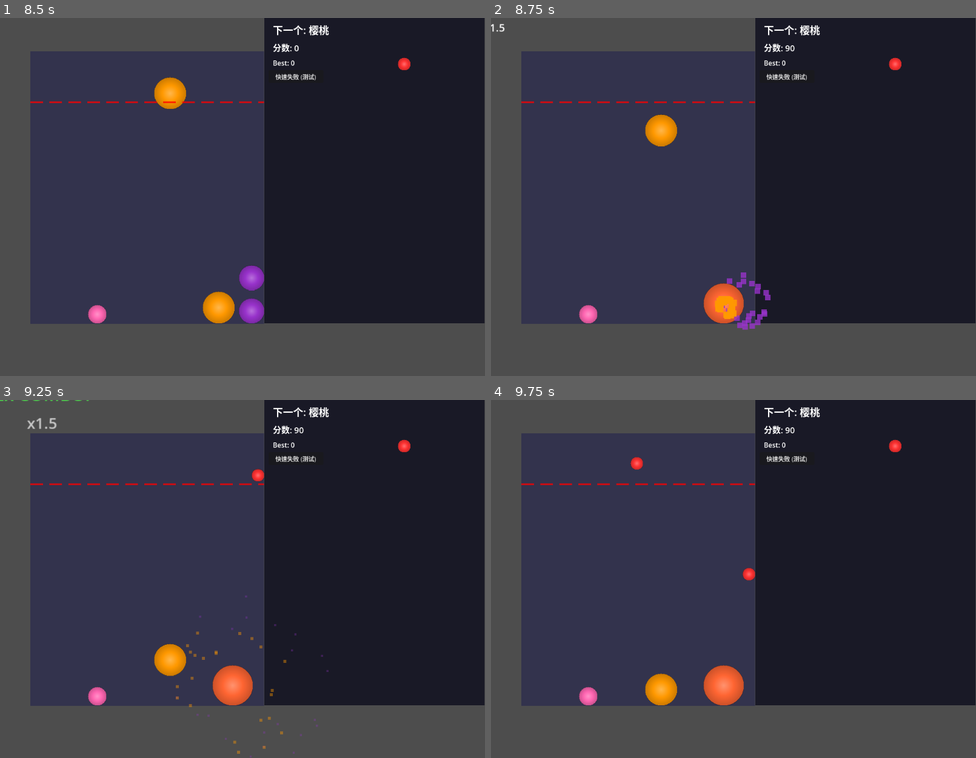
Above: before the commit, frames 1-4 (two rows, left to right).
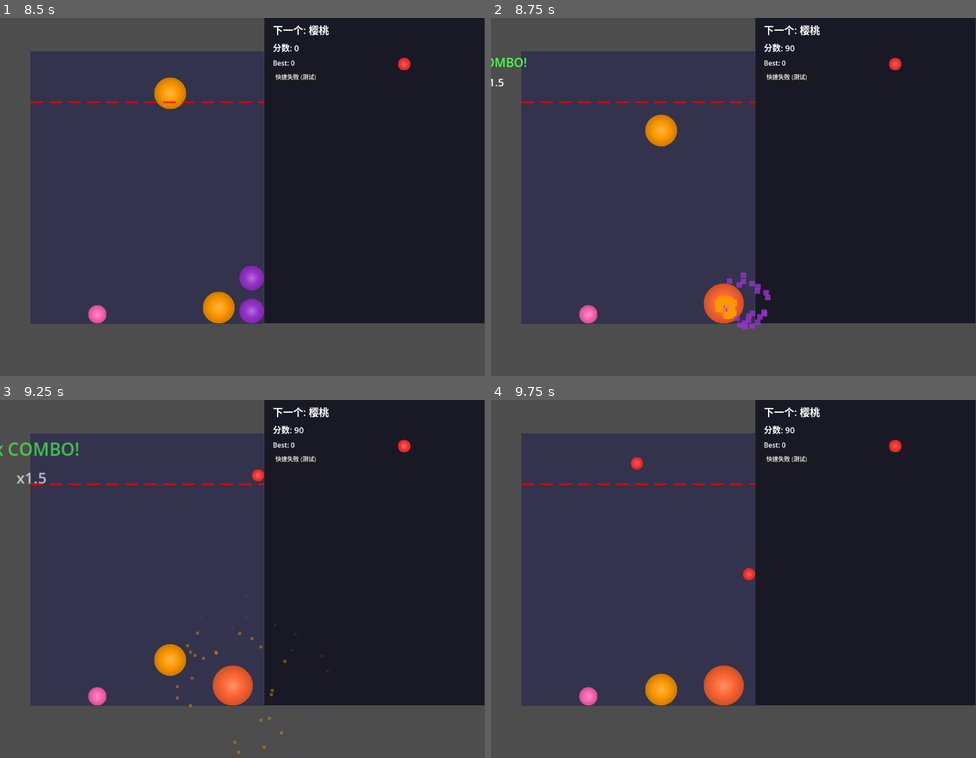
Above: after the commit, the same moments.

Repository: atom32/syn_melon
Game: Godot game, scene res://scenes/Main.tscn
Same seed, same stepped clock (60 frames per second), same inputs: the game is played once before the commit and once after it.
Inputs (mouse positions are in pixels of both pictures, inside the frame that each line leads up to):
- Up to frame 1 (8.5 s): click "快速失败 (测试)" at 0.5 s; click "重新开始 (Restart)" at 1.25 s; click "快速失败 (测试)" at 2 s; click "重新开始 (Restart)" at 2.75 s; click "快速失败 (测试)" at 3.5 s; click "重新开始 (Restart)" at 4.25 s; tap Enter at 5 s; move the mouse to (218, 268) at 5.02 s; tap R every 0.75 s from 5.1 to 8.1 s; click (218, 268) at 5.17 s; move the mouse to (388, 250) at 5.77 s; click (388, 250) at 5.92 s; move the mouse to (97, 143) at 6.52 s; click (97, 143) at 6.67 s; move the mouse to (266, 197) at 7.27 s; click (266, 197) at 7.42 s; move the mouse to (169, 107) at 8.02 s; click (169, 107) at 8.17 s
- Up to frame 2 (8.75 s): no input
- Up to frame 3 (9.25 s): move the mouse to (349, 561) at 8.77 s; tap R at 8.85 s; click (349, 561) at 8.92 s
- Up to frame 4 (9.75 s): move the mouse to (636, 596) at 9.52 s; tap R at 9.6 s; click (636, 596) at 9.67 s

Frame 1 is identical in both runs. In frame 2, 0.2% of the frame differs, in the area x 0-8%, y 1-20%; in frame 3, 0.5%, in the area x 0-19%, y 0-24%; in frame 4, nothing differs.

Commit message:
fix: adjust ComboDisplay position to top center of game area
Changed from center-of-window to top-center:
- Use PRESET_TOP_WIDE anchors (top center alignment)
- Position at 80px from top of screen
- Center horizontally with 300px width
- This ensures combo text is visible in the game area

Diff:
--- a/scenes/ComboDisplay.tscn
+++ b/scenes/ComboDisplay.tscn
@@ -1,20 +1,20 @@
-[gd_scene load_steps=2 format=3 uid="uid://bcr7gdyjfv4xl"]
+[gd_scene format=3 uid="uid://bcr7gdyjfv4xl"]
 
 [ext_resource type="Script" path="res://scripts/ComboDisplay.gd" id="1_8k3mr"]
 
 [node name="ComboDisplay" type="Control"]
 layout_mode = 3
-anchors_preset = 8
+anchors_preset = 3
 anchor_left = 0.5
-anchor_top = 0.5
+anchor_top = 0.0
 anchor_right = 0.5
-anchor_bottom = 0.5
-offset_left = -200.0
-offset_top = -50.0
-offset_right = 200.0
-offset_bottom = 50.0
+anchor_bottom = 0.0
+offset_left = -150.0
+offset_top = 80.0
+offset_right = 150.0
+offset_bottom = 180.0
 grow_horizontal = 2
-grow_vertical = 2
+grow_vertical = 0
 mouse_filter = 2
 script = ExtResource("1_8k3mr")
 
Not shown, added: autoload/ComboManager.gd.uid
Not shown, added: scripts/ComboDisplay.gd.uid
